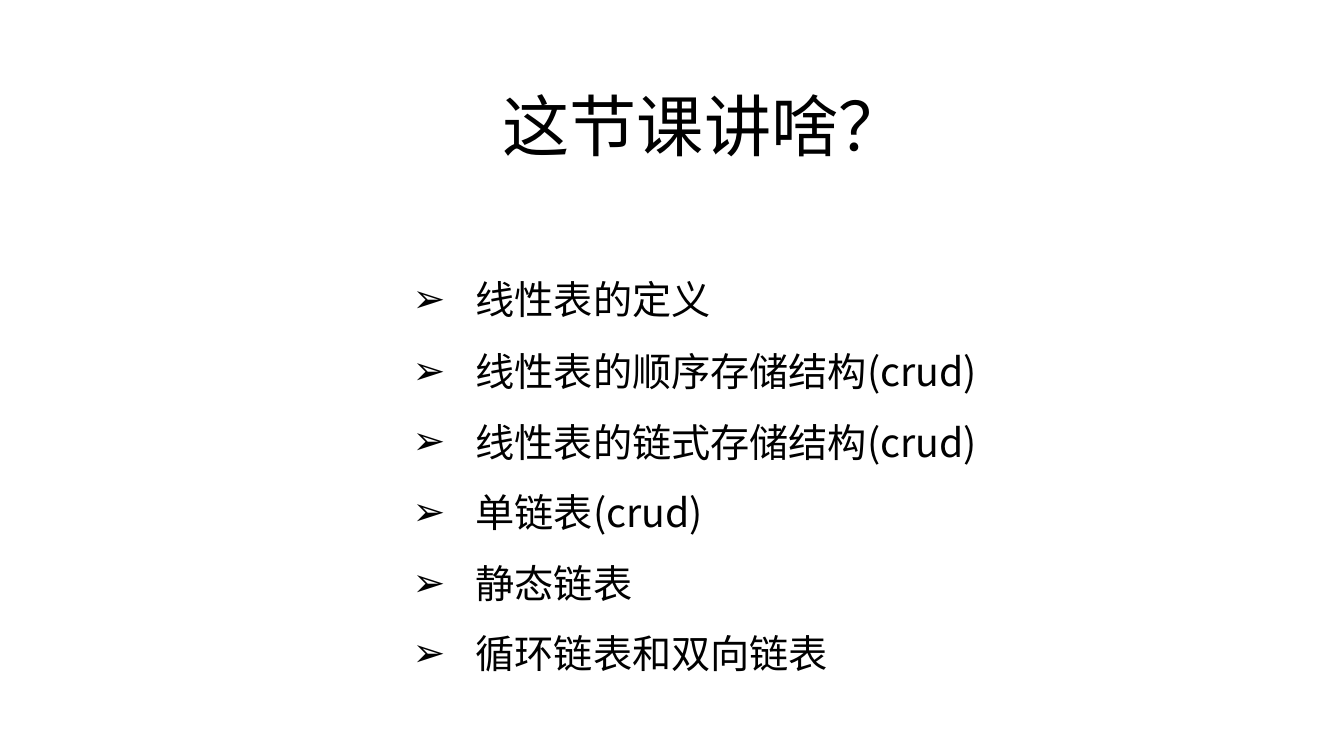
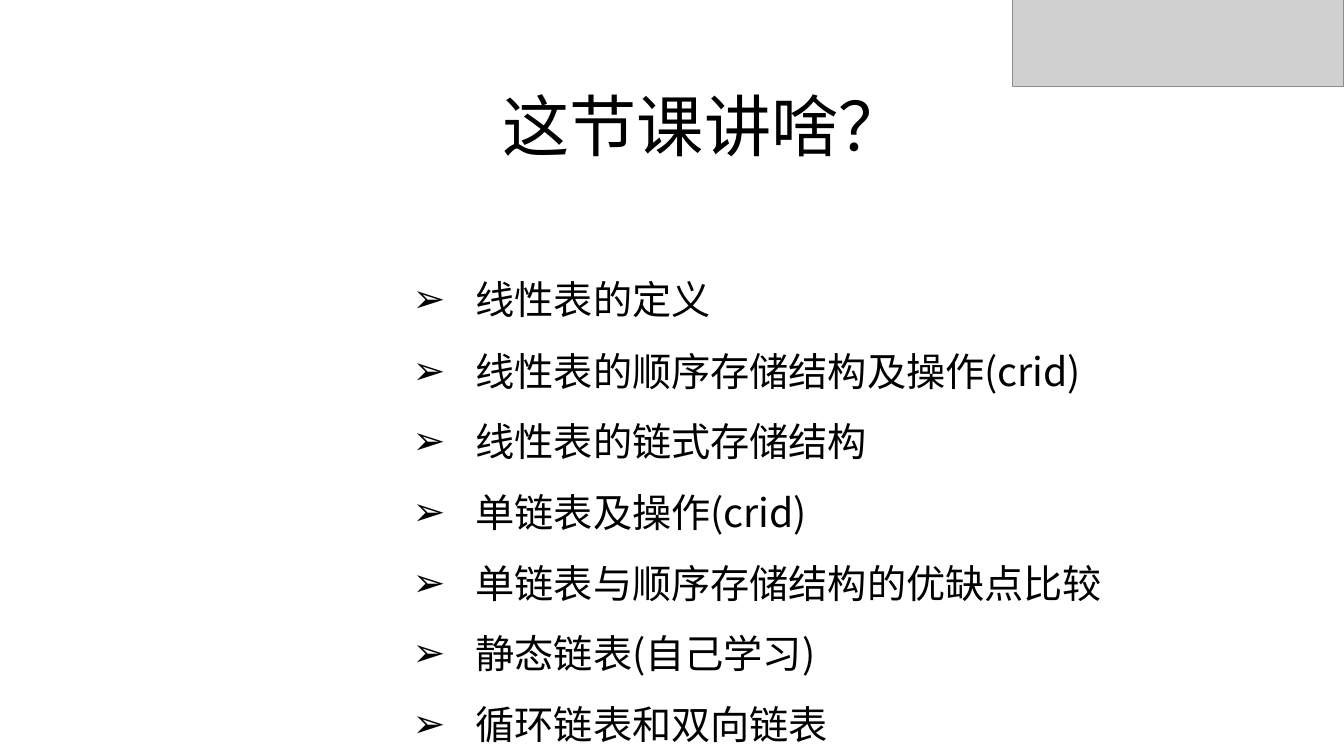
Before and after one commit to zjyesir/hmc_data_structure, a slide deck: slide 2 of 2.线性表.pptx. Drawn at 1344x756 pixels with LibreOffice and Linux fonts; fonts in the diff are those of the drawing; grey boxes stand for pictures; background and template pictures are left out. Boxes give left, top, right and bottom in pixels: in the first picture for what was removed or moved away, otherwise in the second. Text is boxed around its words. In the diff, an @@ line names an element or a change of style, - is before the commit and + after.

```diff
--- a/2.线性表.pptx
+++ b/2.线性表.pptx
@@ picture added at [1013, 0, 1344, 87] @@
@@ text at [476, 353, 1102, 676]: text changed @@
-➢ 线性表的顺序存储结构(crud)
-➢ 线性表的链式存储结构(crud)
-➢ 单链表(crud)
-➢ 静态链表
+➢ 线性表的顺序存储结构及操作(crid)
+➢ 线性表的链式存储结构
+➢ 单链表及操作(crid)
+➢ 单链表与顺序存储结构的优缺点比较
+➢ 静态链表(自己学习)
```
Also in this commit, not shown: 8 other slides changed, 19 slides added, 3 slides removed, 9 other files.
